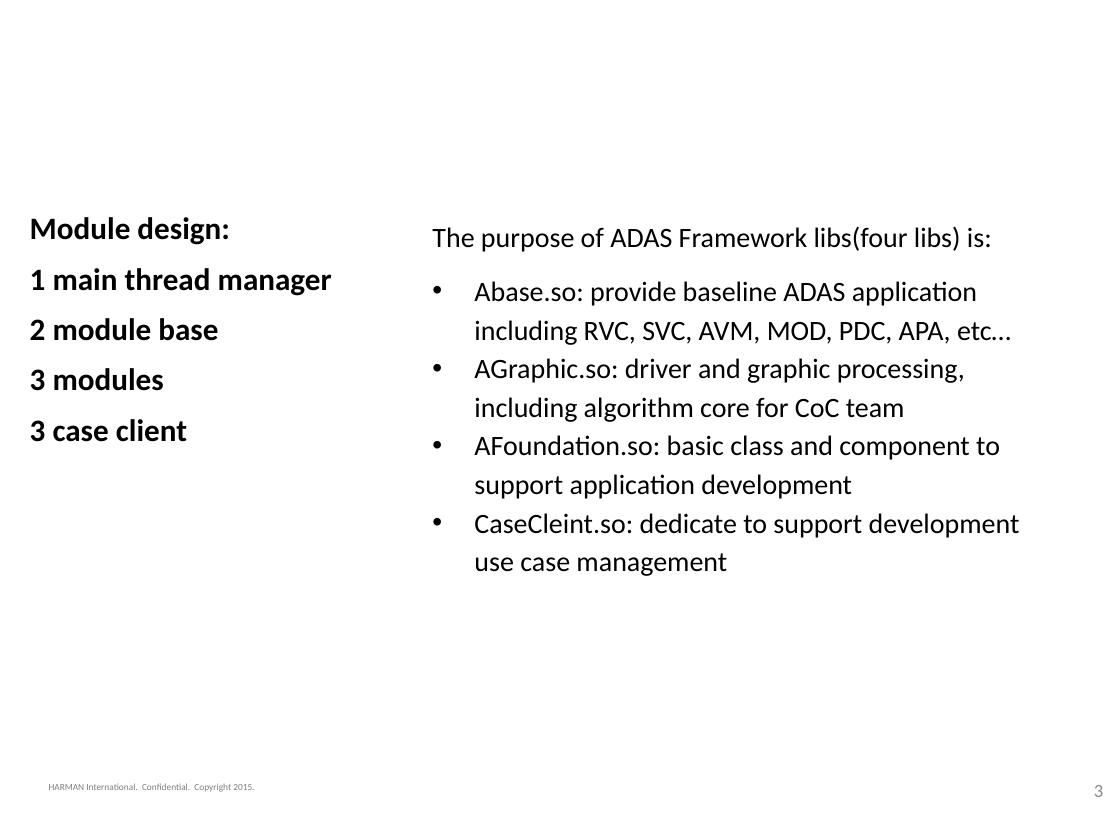
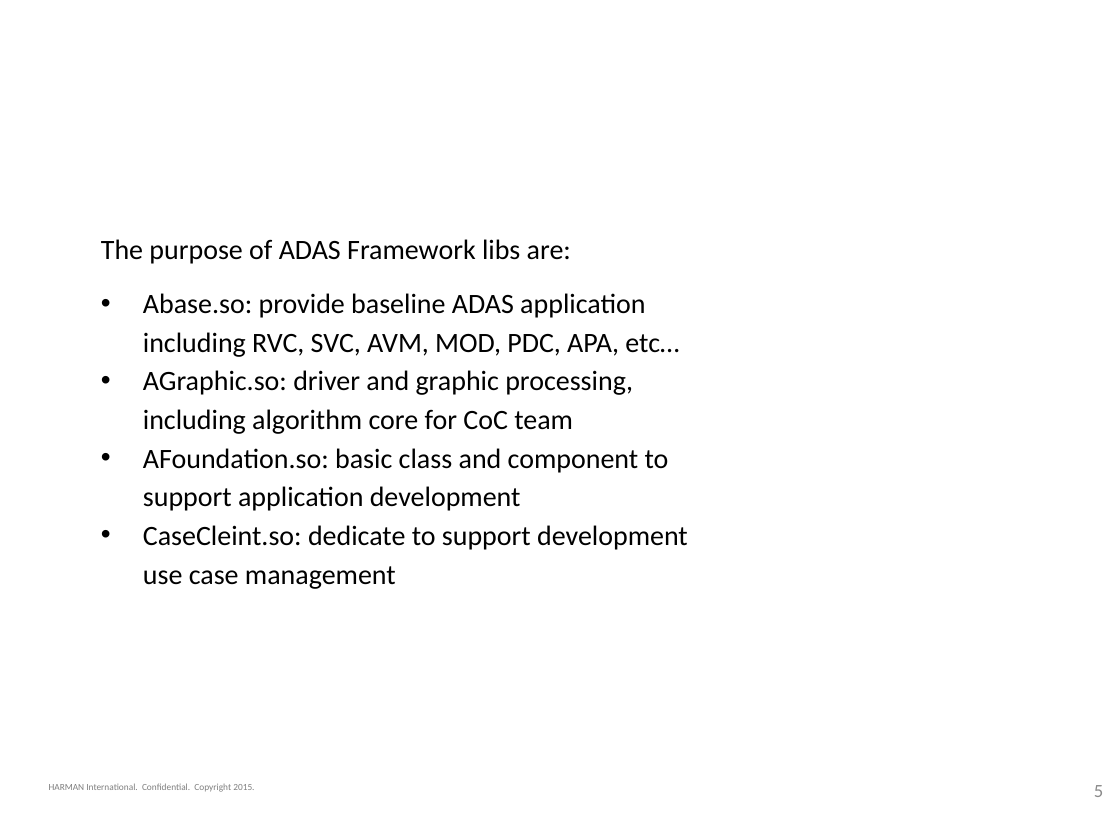
Before and after one commit to radtek/cameraframework-github, a slide deck: slide 5 of 000_Framework/init_slice.pptx (slide 3 before the commit). Drawn at 1120x816 pixels with LibreOffice and Linux fonts; fonts in the diff are those of the drawing; background and template pictures are left out. Boxes give left, top, right and bottom in pixels: in the first picture for what was removed or moved away, otherwise in the second. Text is boxed around its words. In the diff, an @@ line names an element or a change of style, - is before the commit and + after.

```diff
--- a/000_Framework/init_slice.pptx
+++ b/000_Framework/init_slice.pptx
@@ text "Project: ADAS Framework" at box(279, 239, 476, 259): bold off @@
@@ subtitle removed at box(30, 217, 332, 442) @@
-Module design:
-1 main thread manager
-2 module base
-3 modules
-3 case client
@@ text "The purpose of ADAS Framework ...": place and size @@
-text "The purpose of ADAS Framework ..." at box(432, 226, 1020, 576)
+text "The purpose of ADAS Framework ..." at box(101, 239, 688, 589)
@@ text at box(101, 239, 571, 264): text changed @@
-The purpose of ADAS Framework libs(four libs) is:
+The purpose of ADAS Framework libs are:
@@ page number at box(1094, 785, 1103, 797): text changed @@
-3
+5
```
Also in this commit, not shown: 6 other slides changed, 1 slide added, 4 slides removed.
